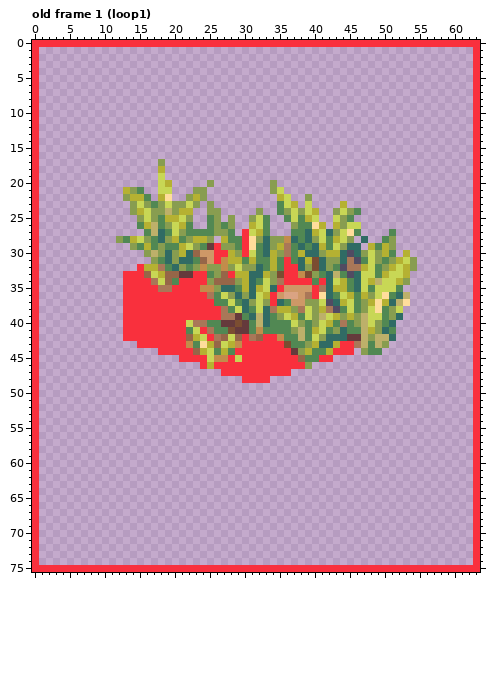
Pixel-art file, stored at graphics_work_files/tile art/scrub animations/scrub-dirt-tall1b.aseprite. This is how it looked before the edit.
64x76 pixels, 7 frames. Shown: old frame 1 (loop1).
After the commit:
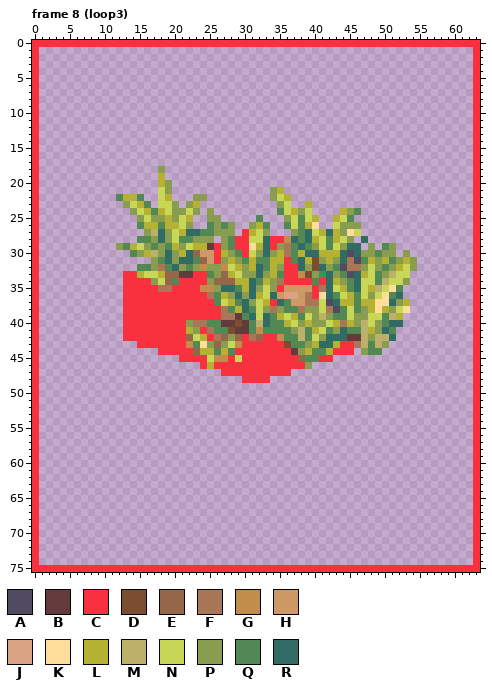
Palette (. is transparent): A #514b62  B #653a3c  C #f9303d  D #7b4d31  E #966648  F #a97758  G #c28c4b  H #ce9867  J #daa383  K #ffdd9b  L #b5b132  M #bdb06a  N #c8d755  P #889d50  Q #518853  R #306b64
A new or re-ordered frame is compared with the old frame closest to it.
Diff:
frames 7 -> 8
--- frame 8 (loop3) is new; against old frame 1 (loop1), layer "Layer 2"
@@ x 0..63 @@
 16 C..............................................................C
-17 C.................P............................................C
-18 C.................L............................................C
-19 C.................N............................................C
-20 C.................NL.....P........P............................C
-21 C............LPQ..NN...PP.........PN...........................C
-22 C............PLLQ.LK..PLP..........LN..P.......................C
-23 C.............PNPQPNPPNP.P.........QNL.N....L..................C
-24 C.............PLNPPMPLL..PP.....P..QPNPNL..PNPQ................C
-25 C..............PNPQLLNP..QP.P..PNQ..QNQLN..NPQ.................C
-26 C..............QLMQPNLQ..QPQP..LNQ...PQQKL.LPNN................C
-27 C...............QMRQNPQQQQPPQ.CNLQ...QQRLNRPNKQ....Q...........C
-28 C...........PQLNPQRPLQPLLP.LQQCKPRPPGRQRPNQLNP.R..QP...........C
-29 C.............PQLQPQQLNPQBCPPQCKQRPLFQRQRLQNPRR.LQLP...........C
-30 C...............PMPRPLREHHCCLPCNQRLPFQLRRPLLRARPNPLQ.L.........C
-31 C................PQRPRRQEHCGLLQLQQLQCQRLDRPPRFAQNPQPLNP........C
-32 C..............CLLFQRPQPGPPGPNPPRQLQCCRPDRPQAFFLNQPLNLP........C
-33 C............CCCENLEEBBCCQPECLLRRLPDCCGDPQRMQARNNQLNNL.........C
-34 C............CCCCFNEQCCCCPEEEPLRQNPFCCCCQCRNLQRNLMNNLP.........C
-35 C............CCCCCFFCCCCGGPRRQLRLNRCHHHHCFRLLQRNQNNNQ..........C
-36 C............CCCCCCCCCCCCFQNPRPRNLCHJJHFCKRQNLQLPNKQRM.........C
-37 C............CCCCCCCCCCCCCQQNQRPNPCRQHHPPNARLNQPLKLRMK.........C
-38 C............CCCCCCCCCCCCCCFQNRQNRFLLPFNPLFAQNQPNKQPN..........C
-39 C............CCCCCCCCCCCCCCFFBQRMRQPNLQNPMNLPLPMNNQPR..........C
-40 C............CCCCCCCCCNFFQQBBDBQMRQQQNPQPNLQFQPMNPQR...........C
-41 C............CCCCCCCCCQNCFQQDBBQGQQQQPMQLNQPRQQMLPRQ...........C
-42 C............CCCCCCCCCELNCFENECFECCGQQMQNPRRRBBMPMMR...........C
-43 C..............CCCCCCCGQKLENLGCCCCCCDQQPLRRLCCFMQMP............C
-44 C.................CCCCCELNQLQCCCCCCCCBPLQQLCCC.PQQ.............C
+17 C..............................................................C
+18 C.................P............................................C
+19 C.................L............................................C
+20 C.................LP...........................................C
+21 C.................NP..............PL...........................C
+22 C...........QLLQ..NL...PP.........PNL..........................C
+23 C............PNLQ.NNP.PL...........PN..L.......................C
+24 C.............PNLQLNPPNP.P.........QNLPN....LPQ................C
+25 C..............PNPPLPNL..PP.....Q...PNQNL..LNQ.................C
+26 C..............QLLQLLNP..QPQP..PLQ..QNQLK..NPPP................C
+27 C...............PMRPNLRRQQPPP.CLNP...PQRNLRLPKN................C
+28 C..............QQPRPNQQPPP.PQCCNNRCCGRQRLNQLNP.R...............C
+29 C...........PQLNPQPQLPNLLBCPQCCKLRCPFQRQPNQNPRR.P.QP...........C
+30 C.............QPLMPRPLREHHCLPQCNPRPLFQLRRLLLRARPPQPP.P.........C
+31 C................PQRPRRQEHCPLPQLQQLLCQRLDPLPRFAQLPLQPLP........C
+32 C..............QQPFQRPQPGPPGNLPLRQLPCCRPDRPQAFFPNPQPLNP........C
+33 C............CCLNNLEEBBCCQPELNPPRPLQCCGDPQRPQARLNQPMNN.........C
+34 C............CCCCPNEQCCCCPEEELLRQLPFCCCCQCRLPQRNNQMNNP.........C
+35 C............CCCCCFFCCCCGGPRRQLRPNPCHHHHCFRNLQRNLMNKQ..........C
+36 C............CCCCCCCCCCCCFQLPRPRLNRHJJHFCKRQNLQNPNKQR..........C
+37 C............CCCCCCCCCCCCCQNLQRPNLCRQHHFFNARLLQLLKKRPL.........C
+38 C............CCCCCCCCCCCCCCFQLRQNPFPQQFPPNFAQNQPLKLPNK.........C
+39 C............CCCCCCCCCCCCCCFFBQRNRQLNLQNPMPQQNPPNNQML..........C
+40 C............CCCCCCCCCPFFQQBBDBQMRQQLNPLPPNLFLPMNPQRR..........C
+41 C............CCCCCCCCCLPCFQQDBBQGQQQQPMQLNQPRQQMLPRQ...........C
+42 C............CCCCCCCCCENLCFEPECFECCGQQMQNPRRRBBMPMMR...........C
+43 C..............CCCCCCCGQKPEPNGCCCCCCDQQPLRRLCCFMQMP............C
+44 C.................CCCCCELLQLQCCCCCCCCBPLQQLCCC.PQQ.............C
 45 C....................CCCCNGGCNCCCCCCCCEQQCC....................C
Changed places in both pictures, as pixel boxes (x1, y1, x2, y2):
changed: (116, 159, 410, 355)
